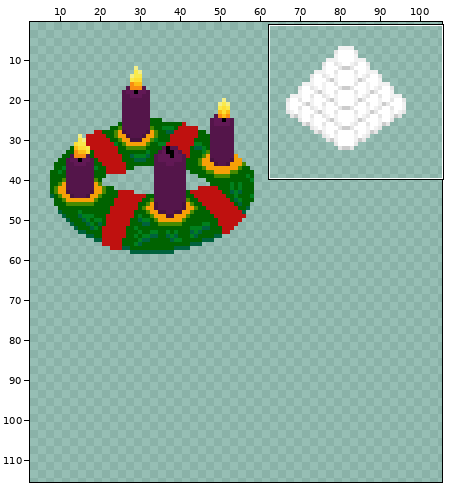
A sprite sheet gets an edit: Assets/FuerWinter/Winterdeko.png. The first picture is a wide view before the edit; the outline marks the close-up.
Close-up. Before:
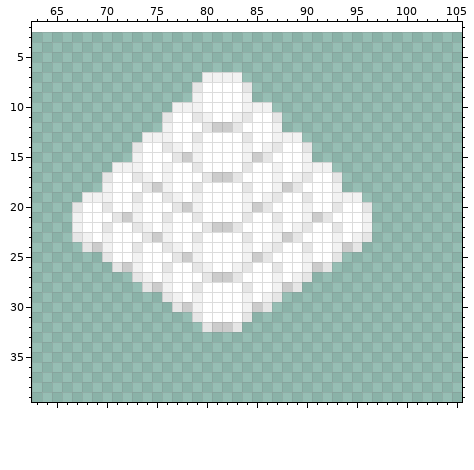
The file is 256x256 pixels. Shown: x 63..105, y 2..39. The old version is drawn lined up with the new one, on the new canvas. The wide view leaves out empty margins. The commit also changed other parts of the picture, which this record leaves out.
The result:
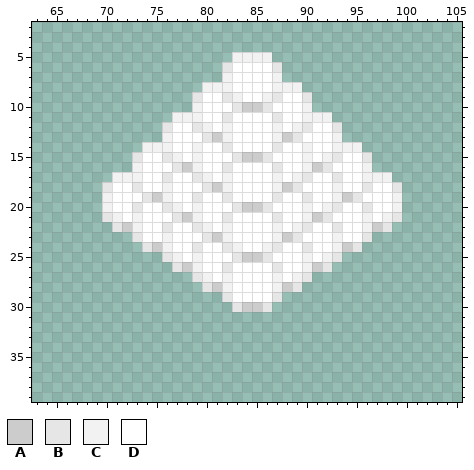
Palette (. is transparent): A #cccccc  B #e6e6e6  C #f2f2f2  D #ffffff
The edit:
canvas 256x256 -> 272x272, the old top-left corner now at 2,3
y 5: x 83..86 .... -> CCCC
y 6: x 82..87 ...... -> BDDDDB
y 7: x 80..81 CC -> ..; x 83..87 C.... -> DDDDC
y 8: x 79..82 BDDD -> .CCC; x 84..89 B..... -> DDDCCC
y 9: x 79 C -> B; x 82..90 DDC...... -> BCDDCBDDB
y 10: x 77..78 CC -> ..; x 83..90 DCCC.... -> BAABDDDC
y 11: x 76..80 BDDBC -> .CCCD; x 82..84 DCB -> BDD; x 88..92 ..... -> DDCCC
y 12: x 76 C -> B; x 79..83 DBAAB -> BCDCD; x 88..93 ...... -> DCBDDB
y 13: x 74..75 CC -> ..; x 79..82 BDDD -> DBAC; x 84 B -> D; x 88..93 CC.... -> ABDDDC
y 14: x 73..77 BDDBC -> .CCCD; x 82 D -> B; x 84 C -> D; x 86 C -> D; x 90..95 B..... -> CDDCCC
y 15: x 73 C -> B; x 76..78 DBA -> BCD; x 83..84 DC -> BA; x 91..96 ...... -> DCBDDB
y 16: x 71..72 CC -> ..; x 76..79 CDDB -> DBAC; x 82 D -> B; x 84 B -> D; x 87 C -> B; x 91..96 CC.... -> ABDDDC
y 17: x 70..74 BDDBC -> .CCCD; x 76 C -> B; x 79..83 DBAAB -> BCDCD; x 94..98 ..... -> DDCCC
y 18: x 70 C -> B; x 73..75 DBA -> BDD; x 79..82 BDDD -> DBAC; x 84 B -> D; x 94..99 ...... -> DDBDDB
y 19: x 68..69 CC -> ..; x 73..77 BDDBC -> DBACD; x 79 C -> B; x 82 D -> B; x 84 C -> D; x 86 C -> D; x 94..99 CC.... -> ABDDDC
y 20: x 67..70 BDDB -> ...C; x 73 C -> B; x 76..78 DBA -> BCD; x 83..84 DC -> BA; x 92 D -> C; x 97..99 ... -> DDC
y 21: x 67..72 CDDDBA -> ...BCD; x 76..79 BDDB -> DBAC; x 82 D -> B; x 84 B -> D; x 97..99 ... -> DCB
y 22: x 67..74 CDDBDDBC -> ....BACD; x 76 C -> B; x 79..83 DBAAB -> BCDCD; x 97..98 .. -> AB
y 23: x 67..75 BCDCDDDBA -> ......BDD; x 79..82 BDDD -> DBAC; x 84 B -> D; x 95 C -> D
y 24: x 68..77 BACDDBDDBC -> ......BACD; x 79 C -> B; x 82..84 DDC -> BCD
y 25: x 70..78 BDDCDDDBA -> ......BCD; x 83..84 DC -> BA; x 92 D -> C
y 26: x 71..80 BACDDBDDBC -> ......BACD; x 82..84 DCB -> BDD
y 27: x 73..83 BCDCDDDBAAB -> ......BCDCD
y 28: x 74..82 BACDDBDDD -> ......BAC; x 84 B -> D
y 29: x 76..82 BCDCDDD -> ......B; x 84 C -> D; x 86 C -> D
y 30: x 77..84 BACDDDDC -> ......BA
y 31: x 79..84 BDDDDB -> ......
y 32: x 80..83 BAAB -> ....
Changed places in both close-ups, as pixel boxes (x1, y1, x2, y2):
changed: (72, 52, 402, 332)
